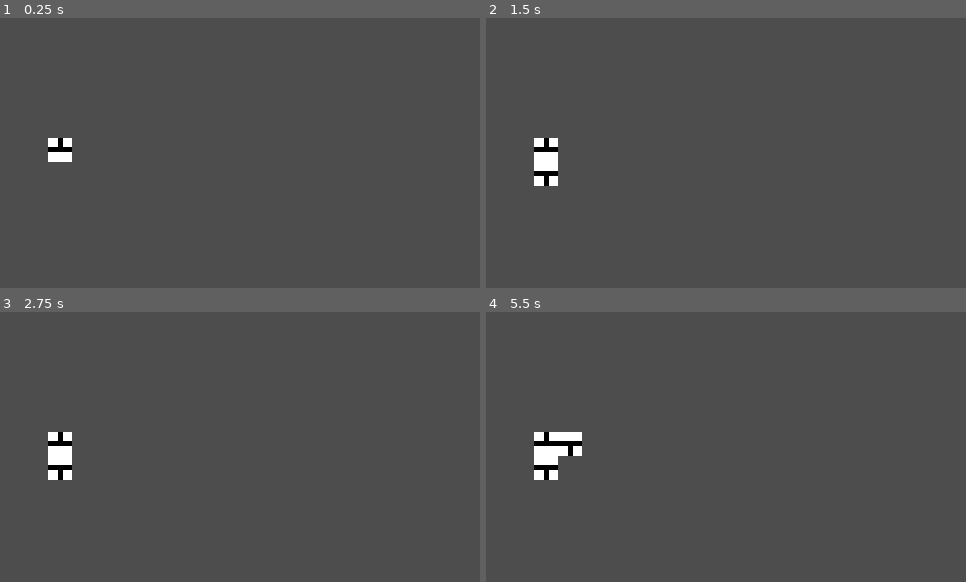
Above: before the commit, frames 1-4 (two rows, left to right).
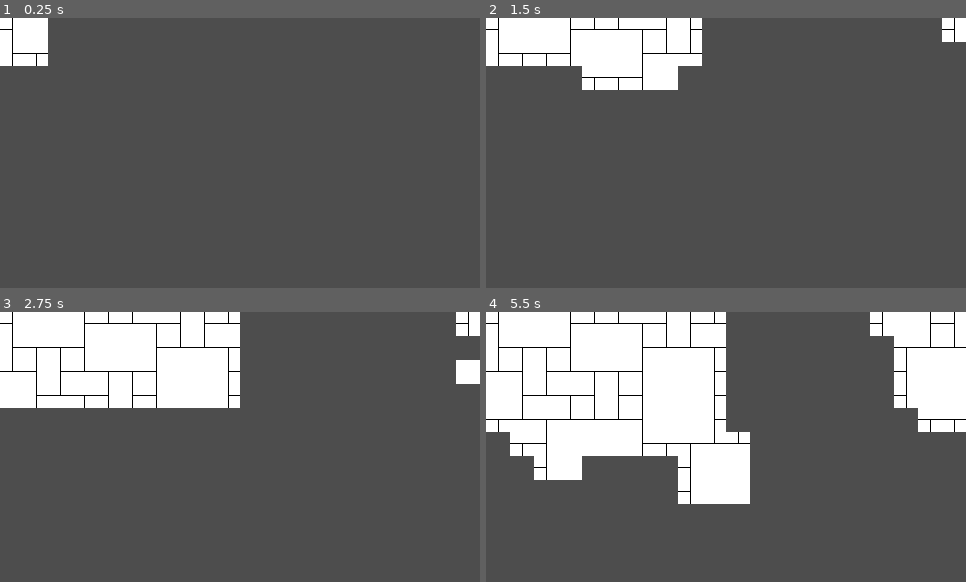
Above: after the commit, the same moments.

Repository: lilbernier/wfc-godot
Game: Godot game, scene res://scenes/2d/wfc.tscn
The game is run twice, just before and just after one commit, with the same random seed, the same clock (stepped at 60 frames per second) and the same inputs.
Inputs:
- Up to frame 1 (0.25 s): no input
- Up to frame 2 (1.5 s): hold Down (ui_down) from 1.28 s (still down)
- Up to frame 3 (2.75 s): release Down (ui_down) at 2.03 s
- Up to frame 4 (5.5 s): hold Down (ui_down) from 3.53 s (still down)

The runs differ from the first frame. In frame 1, 2.2% of the frame differs, in the area x 0-15%, y 0-54%; in frame 2, 11%; in frame 3, 20%; in frame 4, 36%, in the area x 0-100%, y 0-72%.

Commit message:
code comments, gave myself some TODOs cleaningup fixed some of my tiles noticed some rules that were wornt

Diff:
--- a/cell.gd
+++ b/cell.gd
@@ -43,21 +43,16 @@
 			if(!optionsItCantBe.has(opt)):
 				optionsItCantBe.push_back(opt)
 
+	#All This probably doesn't need to be here
+	#Could probably clean this up further
+	#TODO: Clean Up Further
 	var optionsToDelete = []
-
 	for opt in options:
-		#if our new list of options have this current option then add it.
 		if(optionsItCantBe.has(opt)):
-			print(opt.title)
 			optionsToDelete.push_back(opt)
 
 	for opt in optionsToDelete:
 			options.erase(opt)
-
-	print('opts ' + str(options.size()))
-#	for opt in options:
-#		print(opt.title)
-
 
 func printOptions():
 	var currentOptionsStr =''
--- a/scenes/2d/wfc.tscn
+++ b/scenes/2d/wfc.tscn
@@ -10,4 +10,5 @@
 [node name="wfc" type="Node2D"]
 script = ExtResource("1_fiskc")
 tileSet = Array[Resource("res://tile.gd")]([ExtResource("2_j25u8"), ExtResource("3_u4ovp"), ExtResource("4_ti5e1"), ExtResource("5_8ubb8"), ExtResource("6_mlw6c")])
-dimensions = 10
+dimensions = 20
+generationSpeed = 0.05
--- a/tile.gd
+++ b/tile.gd
@@ -2,31 +2,35 @@
 class_name tile
 
 
-@export var title: String
+@export var title: String #Helpful for debugging purposes
 
-@export var tileScene: PackedScene
+@export var tileScene: PackedScene #Your tile scene goes here.
 
-@export var filePath: String
-@export var fileType: String
+@export var filePath: String #Your filepath to your tile resources goes here.
+@export var fileType: String #Your file type of the tile resources goes here.
 
+#To Make this 3rd Dimensional we will need to include 2 more sibling/neighbors arrays from above/below
+#The upper/lower & right/left could be renamed to north/east/south/west
+#TODO: Rename variables & Include 3rd Dimension
 @export var upperSiblingPaths: Array[String] = []
 @export var lowerSiblingPaths: Array[String] = []
 @export var rightSiblingPaths: Array[String] = []
 @export var leftSiblingPaths: Array[String] = []
-
 
 var upperSiblings: Array[tile] = []
 var lowerSiblings: Array[tile] = []
 var rightSiblings: Array[tile] = []
 var leftSiblings: Array[tile] = []
 
-
+#Grabs Siblings From Resources
+#Can't directly set the sibling resource as an @export as it will cause a circular reference expection/infinite loop
 func getAllSiblings():
 	getResourceFromPath(upperSiblingPaths, upperSiblings)
 	getResourceFromPath(lowerSiblingPaths, lowerSiblings)
 	getResourceFromPath(rightSiblingPaths, rightSiblings)
 	getResourceFromPath(leftSiblingPaths, leftSiblings)
 
+#Grabs Siblings From Resources
 func getResourceFromPath(_paths, _arrSiblings):
 	for path in _paths:
 		var imported_resource = load(filePath + path + fileType)
--- a/tileSets/2d/right.tres
+++ b/tileSets/2d/right.tres
@@ -11,5 +11,5 @@
 fileType = ".tres"
 upperSiblingPaths = Array[String](["down", "left", "right"])
 lowerSiblingPaths = Array[String](["up", "left", "right"])
-rightSiblingPaths = Array[String](["down", "left", "right"])
+rightSiblingPaths = Array[String](["down", "left", "up"])
 leftSiblingPaths = Array[String](["blank", "left"])
--- a/wfc.gd
+++ b/wfc.gd
@@ -7,36 +7,32 @@
 
 var grid = []
 
-
+@export var generationSpeed: float = 0;
 
 # Called when the node enters the scene tree for the first time.
 func _ready():
 	for t in tileSet:
 		t.getAllSiblings()
 	generateGrid()
-
 	entropy()
-#	grid[5].eliminateOptions([tileSet[2], tileSet[0]])
-
 
 func entropy():
-
-
 	#Sorted Grid
 	var gridCopy = grid.duplicate()
 
 	var cellsToDelete = []
 	for g in gridCopy:
 		if(g.collapsed || g.cellTile != null):
-			print('found a collapsed?')
 			cellsToDelete.push_back(g)
 
 	gridCopy.sort_custom(func(a, b): return a.options.size() < b.options.size())
 
-
-
 	for g in cellsToDelete:
 		gridCopy.erase(g)
+
+	if(gridCopy.size() == 0):
+		print('Wave Function Collapse Completed')
+		return
 
 	var len = gridCopy[0].options.size()
 	var stopIndex = -1
@@ -45,8 +41,6 @@
 		if(t.options.size() > len):
 			break
 
-
-
 	if(stopIndex > 0): gridCopy = gridCopy.slice(0, stopIndex)
 
 	var randIndex = randi_range(0, gridCopy.size()-1)
@@ -54,62 +48,52 @@
 	var cellToCollapse = gridCopy[randIndex]
 	collapseIndex(grid.find(cellToCollapse))
 
-#	for t in gridCopy:
-#		print(t.options.size())
-
-
-#	var index = -1
-#	for i in grid:
-#		index += 1
-#		if(grid[index].collapsed == true):
-#			continue
-#		else:
-#			print(index)
-			#if(((num + GridWidth) > grid.size() - 1) || grid[num + GridWidth].isSolid()):
-			#goodToMoveDown = false
-
-
+	if(generationSpeed > 0): await get_tree().create_timer(generationSpeed).timeout
+	entropy()
 
 func collapseIndex(_index):
 	var collapsedCell = grid[_index]
 	collapsedCell.collapse()
 	var cellTile = collapsedCell.getTile()
 
+
+
+	#Eliminate Options of siblings based off of our position of siblings.
+	#To Make this 3rd Dimensional we will need to include 2 more sibling arrays from above/below
 	var topIndex = _index - dimensions;
 	var bottomIndex = _index + dimensions;
 	var rightIndex = _index + 1;
 	var leftIndex = _index - 1;
 
-	print('current index ' + str(_index))
-	print('top index ' + str(topIndex))
-	print('bottom index ' + str(bottomIndex))
-	print('left index ' + str(leftIndex))
-	print('right index ' + str(rightIndex))
+#	#Debugger
+#	print('current index ' + str(_index))
+#	print('top index ' + str(topIndex))
+#	print('bottom index ' + str(bottomIndex))
+#	print('left index ' + str(leftIndex))
+#	print('right index ' + str(rightIndex))
 
-
-	if(topIndex > 0):
+	if(topIndex >= 0):
 		grid[topIndex].eliminateOptions(collapsedCell.getTile().upperSiblings)
+		#grid[topIndex].printOptions()
 
 	if(bottomIndex < grid.size()):
 		grid[bottomIndex].eliminateOptions(collapsedCell.getTile().lowerSiblings)
+		#grid[bottomIndex].printOptions()
 
 	if((rightIndex % dimensions) != 0):
 		grid[rightIndex].eliminateOptions(collapsedCell.getTile().rightSiblings)
-		grid[rightIndex].printOptions()
+		#grid[rightIndex].printOptions()
 
 	if((leftIndex % dimensions + 1) != 0):
 		grid[leftIndex].eliminateOptions(collapsedCell.getTile().leftSiblings)
-
-
-#	for g in grid:
-#		print(str(g.options.size()))
+		#grid[leftIndex].printOptions()
 
 # Called every frame. 'delta' is the elapsed time since the previous frame.
 func _process(delta):
-	if(Input.is_action_just_pressed("ui_down")):
-		entropy()
-
-
+#	#Debugger
+#	if(Input.is_action_just_pressed("ui_down")):
+#		entropy()
+	pass
 
 #Create a Square for the grid using un.gd
 func createCell(_position):
Binary file changed: tiles/2d/src/1.png
Binary file changed: tiles/2d/src/2.png
Binary file changed: tiles/2d/src/3.png
Binary file changed: tiles/2d/src/4.png
